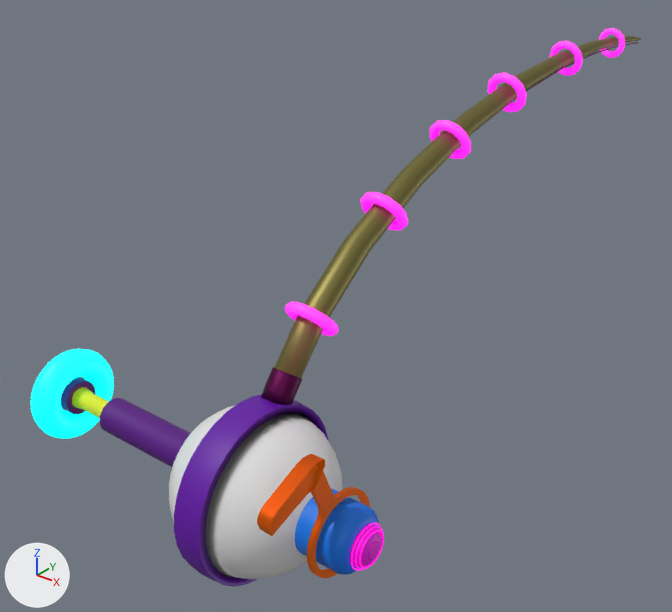
A saved change to the FBX model Space Fishin/Assets/3D Assets/Other/fishing rod.fbx.
The view is the same before and after, from a 50 mm camera at (3.36, -3.4, 3.58) aimed at (-0.82, 1.82, 0.34). Lighting does not change. The marker at lower left points along +X, +Y and +Z. Where no turn or scale is listed for an object, it has been applied to the vertices.

Script lines for the objects in view, before the commit:
```python
ob_beziercurve = bpy.data.objects.new('BezierCurve', me_beziercurve_002)
ob_beziercurve.location = (-0.001, 2.541, 0.858)
ob_beziercurve_001 = bpy.data.objects.new('BezierCurve.001', me_beziercurve_006)
ob_beziercurve_001.location = (0.0, 0.556, 0.974)
ob_sphere = bpy.data.objects.new('Sphere', me_sphere)
ob_sphere.location = (0.0, 0.0, 0.0)
ob_sphere_001 = bpy.data.objects.new('Sphere.001', me_sphere_002)
ob_sphere_001.location = (0.871, 0.0, 0.0)
ob_sphere_002 = bpy.data.objects.new('Sphere.002', me_sphere_003)
ob_sphere_002.location = (0.664, 0.0, 0.0)
ob_sphere_003 = bpy.data.objects.new('Sphere.003', me_sphere_005)
ob_sphere_003.location = (0.0, 0.0, 0.0)
```
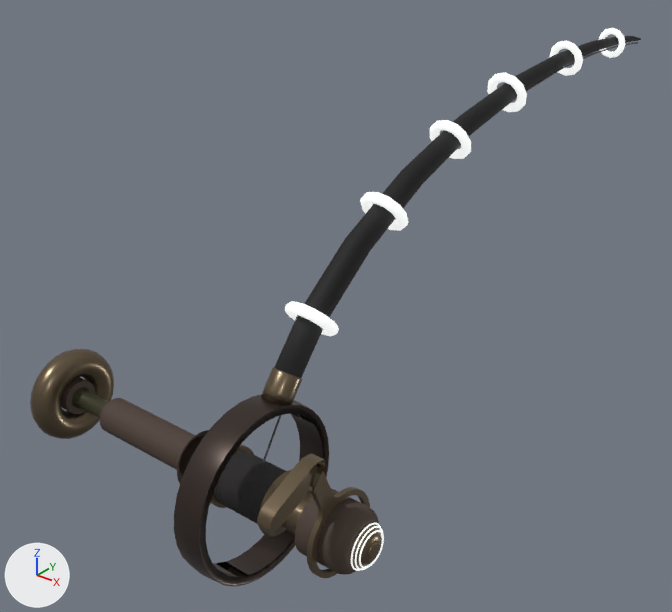
Where the change shows, as pixel boxes [x1, y1, x2, y2] in the pictures (672 x 612 px):
'Sphere', surface changed: [61, 377, 382, 586] in both
'BezierCurve', surface changed (yellow to black): [261, 36, 641, 405] in both
'Sphere.003', surface changed (cyan to brown): [30, 349, 114, 439] in both
'Sphere.002', surface changed (orange to brown): [257, 454, 370, 578] in both
'BezierCurve.001', surface changed (pink to white): [285, 28, 625, 336] in both
'Sphere.001', surface changed (pink to white): [351, 523, 384, 571] in both
'Cylinder.001', unchanged, uncovered by the edit: after [214, 451, 286, 523]

Diff of the bpy script that builds the scene:
```diff
--- a/Space Fishin/Assets/3D Assets/Other/fishing rod.fbx.py
+++ b/Space Fishin/Assets/3D Assets/Other/fishing rod.fbx.py
@@ mat_rod_bottom_part @@
 mat_rod_bottom_part = bpy.data.materials.new('rod bottom part')
-# nodes: BsdfPrincipled, OutputMaterial
-# colours: dark purple #580045
+# nodes: BsdfPrincipled, NormalMap, OutputMaterial, TexImage x6
+# uses the picture img_rod_bottom_part_alpha_png
+# uses the picture img_rod_bottom_part_basecolor_png
+# uses the picture img_rod_bottom_part_emission_png
+# uses the picture img_rod_bottom_part_metallic_png
+# uses the picture img_rod_bottom_part_normal_png
+# uses the picture img_rod_bottom_part_roughness_png
@@ mat_rod_top_part @@
 mat_rod_top_part = bpy.data.materials.new('rod top part')
-# nodes: BsdfPrincipled, OutputMaterial
-# colours: yellow #847d47
+# nodes: BsdfPrincipled, NormalMap, OutputMaterial, TexImage x6
+# uses the picture img_rod_top_part_alpha_png
+# uses the picture img_rod_top_part_basecolor_png
+# uses the picture img_rod_top_part_emission_png
+# uses the picture img_rod_top_part_metallic_png
+# uses the picture img_rod_top_part_normal_png
+# uses the picture img_rod_top_part_roughness_png
@@ mat_reel @@
 mat_reel = bpy.data.materials.new('Reel')
-# nodes: BsdfPrincipled, OutputMaterial
-# colours: orange #d04700, orange #ff9600
+# nodes: BsdfPrincipled, NormalMap, OutputMaterial, TexImage x6
+# uses the picture img_reel_alpha_png
+# uses the picture img_reel_basecolor_png
+# uses the picture img_reel_emission_png
+# uses the picture img_reel_metallic_png
+# uses the picture img_reel_normal_png
+# uses the picture img_reel_roughness_png
@@ mat_glass_helmat @@
 mat_glass_helmat = bpy.data.materials.new('glass helmat')
-# nodes: BsdfPrincipled, OutputMaterial
+# nodes: BsdfPrincipled, NormalMap, OutputMaterial, TexImage x6
+# uses the picture img_glass_helmat_alpha_png
+# uses the picture img_glass_helmat_basecolor_png
+# uses the picture img_glass_helmat_emission_png
+# uses the picture img_glass_helmat_metallic_png
+# uses the picture img_glass_helmat_normal_png
+# uses the picture img_glass_helmat_roughness_png
@@ mat_outer_handle @@
 mat_outer_handle = bpy.data.materials.new('outer handle')
-# nodes: BsdfPrincipled, OutputMaterial
-# colours: purple #560081
+# nodes: BsdfPrincipled, NormalMap, OutputMaterial, TexImage x6
+# uses the picture img_outer_handle_alpha_png
+# uses the picture img_outer_handle_basecolor_png
+# uses the picture img_outer_handle_emission_png
+# uses the picture img_outer_handle_metallic_png
+# uses the picture img_outer_handle_normal_png
+# uses the picture img_outer_handle_roughness_png
@@ mat_inner_handle @@
 mat_inner_handle = bpy.data.materials.new('inner handle')
-# nodes: BsdfPrincipled, OutputMaterial
-# colours: yellow #e5e700
+# nodes: BsdfPrincipled, NormalMap, OutputMaterial, TexImage x6
+# uses the picture img_inner_handle_alpha_png
+# uses the picture img_inner_handle_basecolor_png
+# uses the picture img_inner_handle_emission_png
+# uses the picture img_inner_handle_metallic_png
+# uses the picture img_inner_handle_normal_png
+# uses the picture img_inner_handle_roughness_png
@@ mat_helmet_brass_part @@
 mat_helmet_brass_part = bpy.data.materials.new('helmet brass part')
-# nodes: BsdfPrincipled, OutputMaterial
-# colours: purple #6200a4
+# nodes: BsdfPrincipled, NormalMap, OutputMaterial, TexImage x6
+# uses the picture img_helmet_brass_part_alpha_png
+# uses the picture img_helmet_brass_part_basecolor_png
+# uses the picture img_helmet_brass_part_emission_png
+# uses the picture img_helmet_brass_part_metallic_png
+# uses the picture img_helmet_brass_part_normal_png
+# uses the picture img_helmet_brass_part_roughness_png
@@ mat_reel_knob_inner_part @@
 mat_reel_knob_inner_part = bpy.data.materials.new('Reel knob inner part')
-# nodes: BsdfPrincipled, OutputMaterial
-# colours: blue #0074e8
+# nodes: BsdfPrincipled, NormalMap, OutputMaterial, TexImage x6
+# uses the picture img_reel_knob_inner_part_alpha_png
+# uses the picture img_reel_knob_inner_part_basecolor_png
+# uses the picture img_reel_knob_inner_part_emission_png
+# uses the picture img_reel_knob_inner_part_metallic_png
+# uses the picture img_reel_knob_inner_part_normal_png
+# uses the picture img_reel_knob_inner_part_roughness_png
@@ mat_reel_knob_outer_parat @@
 mat_reel_knob_outer_parat = bpy.data.materials.new('Reel knob outer parat')
-# nodes: BsdfPrincipled, OutputMaterial
-# colours: pink #e700db
+# nodes: BsdfPrincipled, NormalMap, OutputMaterial, TexImage x6
+# uses the picture img_reel_knob_outer_parat_alpha_png
+# uses the picture img_reel_knob_outer_parat_basecolor_png
+# uses the picture img_reel_knob_outer_parat_emission_png
+# uses the picture img_reel_knob_outer_parat_metallic_png
+# uses the picture img_reel_knob_outer_parat_normal_png
+# uses the picture img_reel_knob_outer_parat_roughness_png
@@ mat_rod_rings @@
 mat_rod_rings = bpy.data.materials.new('rod rings')
-# nodes: BsdfPrincipled, OutputMaterial
-# colours: red #e7585e, pink #ff00f7
+# nodes: BsdfPrincipled, NormalMap, OutputMaterial, TexImage x6
+# uses the picture img_rod_rings_alpha_png
+# uses the picture img_rod_rings_basecolor_png
+# uses the picture img_rod_rings_emission_png
+# uses the picture img_rod_rings_metallic_png
+# uses the picture img_rod_rings_normal_png
+# uses the picture img_rod_rings_roughness_png
@@ mat_glowing_ring_handle @@
 mat_glowing_ring_handle = bpy.data.materials.new('glowing ring handle')
-# nodes: BsdfPrincipled, OutputMaterial
-# colours: cyan #08e7df, cyan #00ffeb
+# nodes: BsdfPrincipled, NormalMap, OutputMaterial, TexImage x6
+# uses the picture img_glowing_ring_handle_alpha_png
+# uses the picture img_glowing_ring_handle_basecolor_png
+# uses the picture img_glowing_ring_handle_emission_png
+# uses the picture img_glowing_ring_handle_metallic_png
+# uses the picture img_glowing_ring_handle_normal_png
+# uses the picture img_glowing_ring_handle_roughness_png
```
